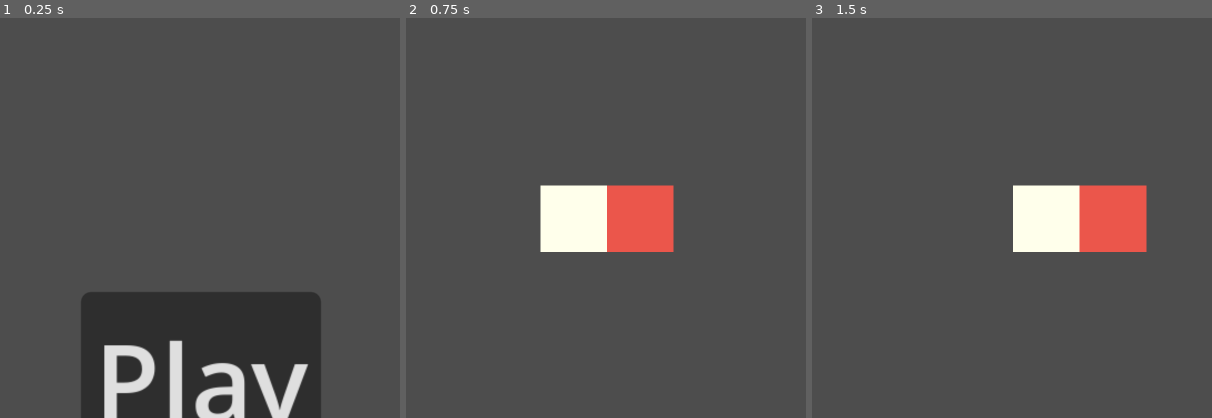
Above: before the commit, frames 1-3 (left to right).
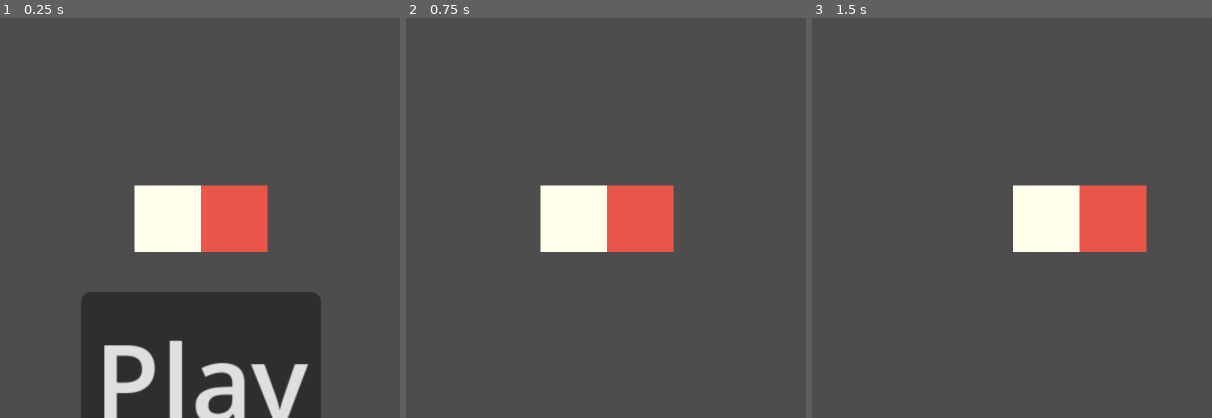
Above: after the commit, the same moments.

Repository: zml9167/snake
Game: Godot game, scene res://scene/main/main.tscn
Two runs of this game, one before a commit and one after it. Both use one fixed random seed, a clock stepped at 60 frames per second and the inputs below.
Inputs:
- Up to frame 1 (0.25 s): no input
- Up to frame 2 (0.75 s): click "Play" at 0.5 s
- Up to frame 3 (1.5 s): hold D (move_right) from 1.28 s (still down)
The pictures show only the part of the screen within x 25-75%, y 21-71%; the shares and areas given below are measured in that part.

The runs differ from the first frame. In frame 1, 5.6% of the frame differs, in the area x 33-67%, y 41-59%; in frame 2, nothing differs; in frame 3, nothing differs.

Commit message:
Update game files: modify .gitignore, main.gd and main.tscn

Diff:
--- a/scene/main/main.gd
+++ b/scene/main/main.gd
@@ -18,6 +18,9 @@
 	snake.size = snake_size
 	grid = viewport_size / snake_size
 	max_len = grid.x * grid.y
+	var init_direction = snake.SnakeDirection.RIGHT
+	var init_position = viewport_size / 2 + Vector2(snake_size_half, -snake_size_half)
+	snake.spawn(init_direction, init_position)
 
 
 func position2index(pos: Vector2) -> int:
@@ -74,8 +77,5 @@
 
 
 func _on_hud_start_game() -> void:
-	var init_direction = snake.SnakeDirection.RIGHT
-	var init_position = viewport_size / 2 + Vector2(snake_size_half, -snake_size_half)
-	snake.spawn(init_direction, init_position)
 	spawn_food()
 	food.show()
Not shown: 1 places in scene/main/main.tscn that only renumber resources
Not shown, changed: .gitignore
